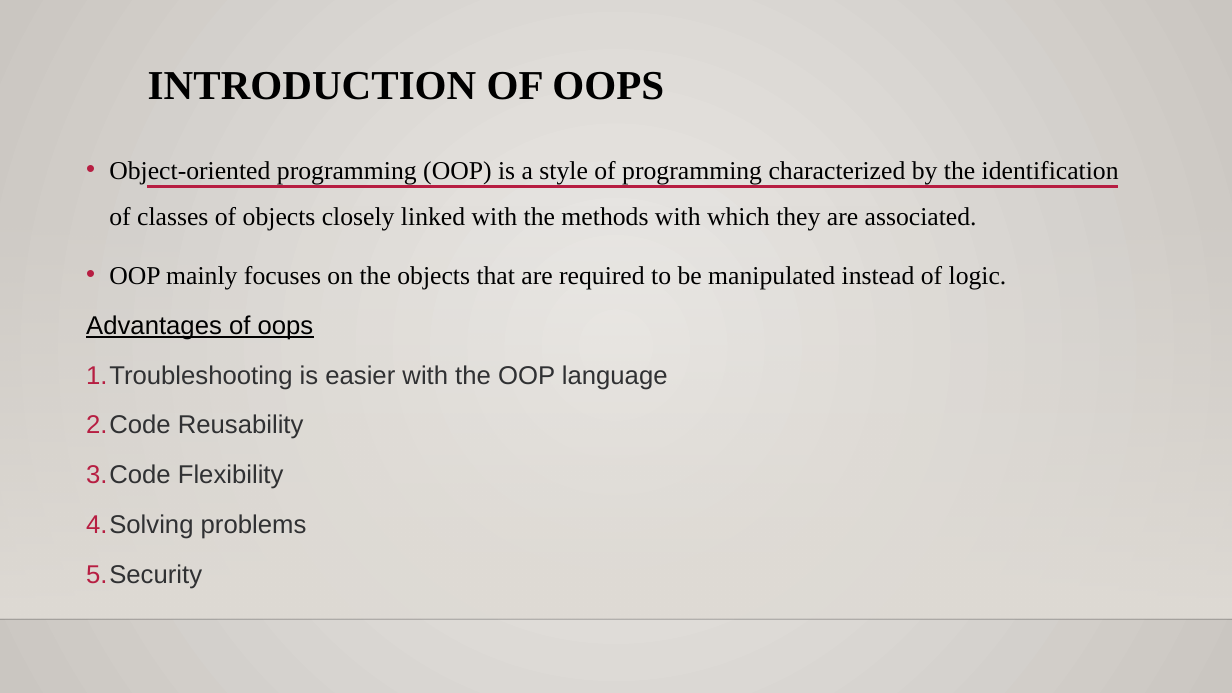
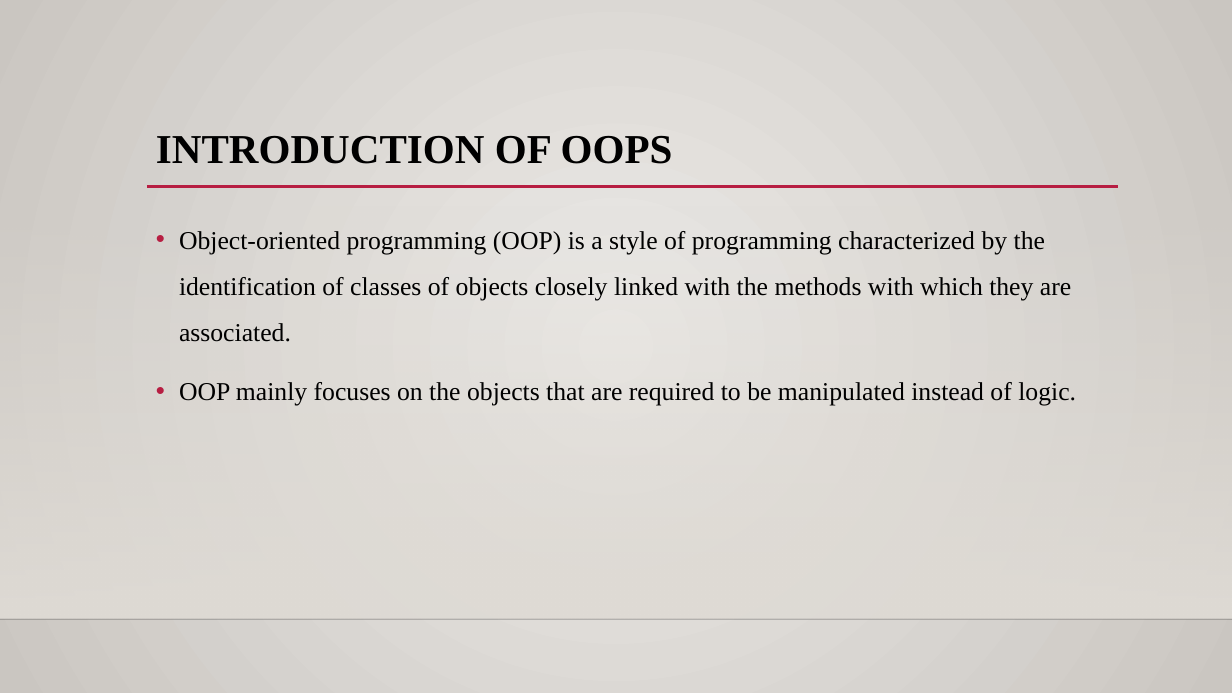
Before and after one commit to 1234Pavankalyan/java-logical-programming, a slide deck: slide 3 of Assignment on oops.pptx. Drawn at 1232x693 pixels with LibreOffice and Linux fonts; fonts in the diff are those of the drawing; background and template pictures are left out. Boxes give left, top, right and bottom in pixels: in the first picture for what was removed or moved away, otherwise in the second. Text is boxed around its words. In the diff, an @@ line names an element or a change of style, - is before the commit and + after.

```diff
--- a/Assignment on oops.pptx
+++ b/Assignment on oops.pptx
@@ title "INTRODUCTION OF OOPS": place and size @@
-title "INTRODUCTION OF OOPS" at <box>148,72,664,100</box>
+title "INTRODUCTION OF OOPS" at <box>156,136,673,164</box>
@@ text "Object-oriented programming (OOP) is a ...": place and size @@
-text "Object-oriented programming (OOP) is a ..." at <box>86,161,1119,589</box>
+text "Object-oriented programming (OOP) is a ..." at <box>179,231,1076,406</box>
@@ text at <box>86,315,668,589</box>: paragraphs removed @@
-Advantages of oops
-1. Troubleshooting is easier with the OOP language
-2. Code Reusability
-3. Code Flexibility
-4. Solving problems
-5. Security
```
Also in this commit, not shown: 5 other slides changed, 3 slides removed.
